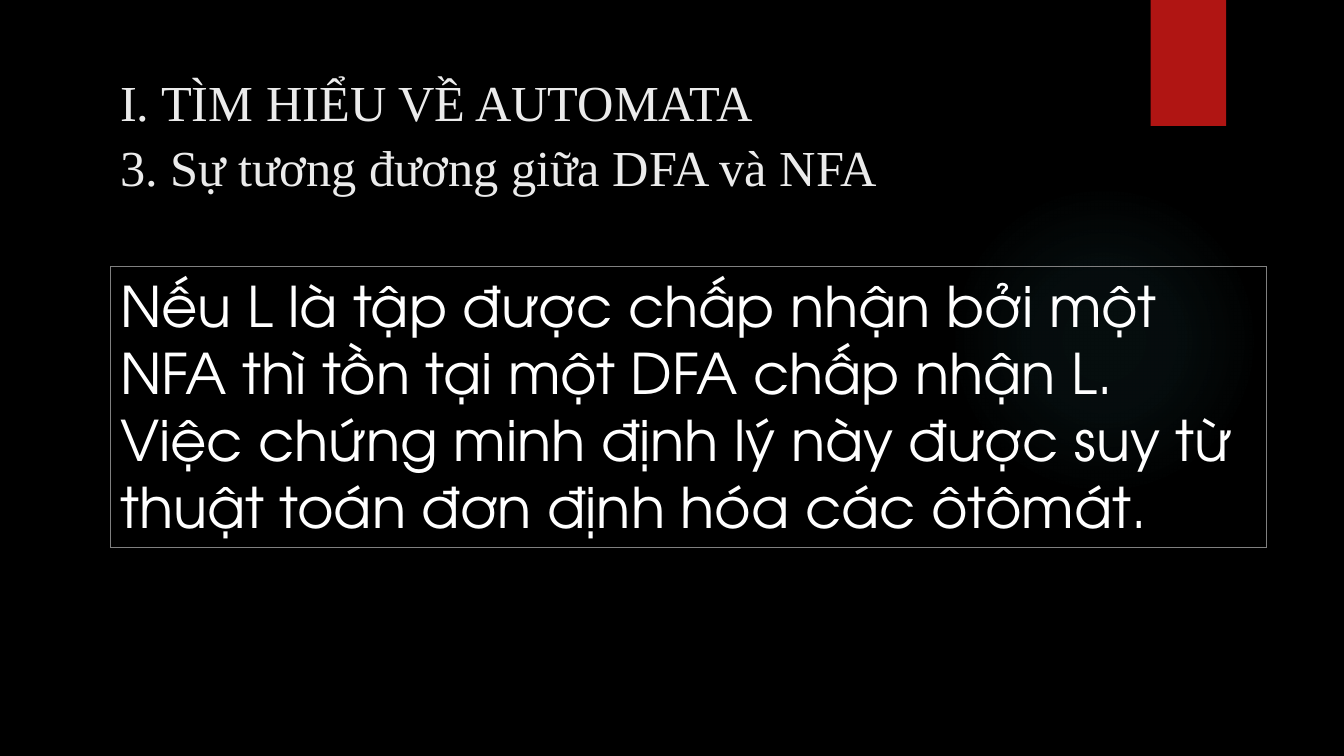
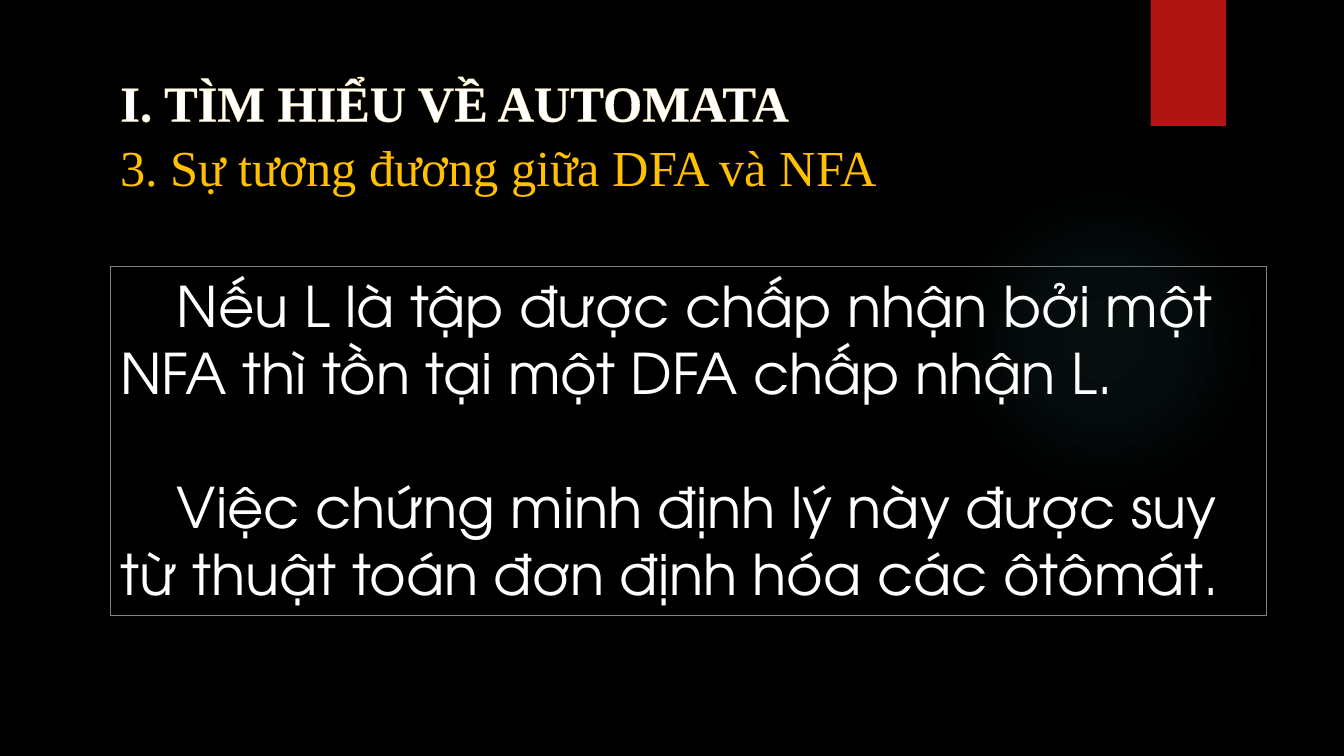
Before and after one commit to bahao113/TieuLuanNNHTvaTinhToan, a slide deck: slide 9 of bao cao.pptx. Drawn at 1344x756 pixels with LibreOffice and Linux fonts; fonts in the diff are those of the drawing; background and template pictures are left out. Boxes give left, top, right and bottom in pixels: in the first picture for what was removed or moved away, otherwise in the second. Text is boxed around its words. In the diff, an @@ line names an element or a change of style, - is before the commit and + after.

```diff
--- a/bao cao.pptx
+++ b/bao cao.pptx
@@ text "I. TÌM HIỂU VỀ AUTOMATA" at (x1=120, y1=82, x2=789, y2=123): text colour #EBEBEB to #FFFFFF, letter outline none to #F0D47F 0.52 pt, bold on @@
@@ text "3. Sự tương đương giữa ..." at (x1=120, y1=151, x2=877, y2=196): text colour #EBEBEB to #FFC000 @@
@@ rectangle "Nếu L là tập được ..." resized from (x1=110, y1=266, x2=1266, y2=547) to (x1=110, y1=266, x2=1266, y2=616) @@
@@ rectangle "Nếu L là tập được ..." at (x1=110, y1=266, x2=1266, y2=616): indent changed @@
```
Also in this commit, not shown: 8 other slides changed, 11 slides added, 1 slide removed.
